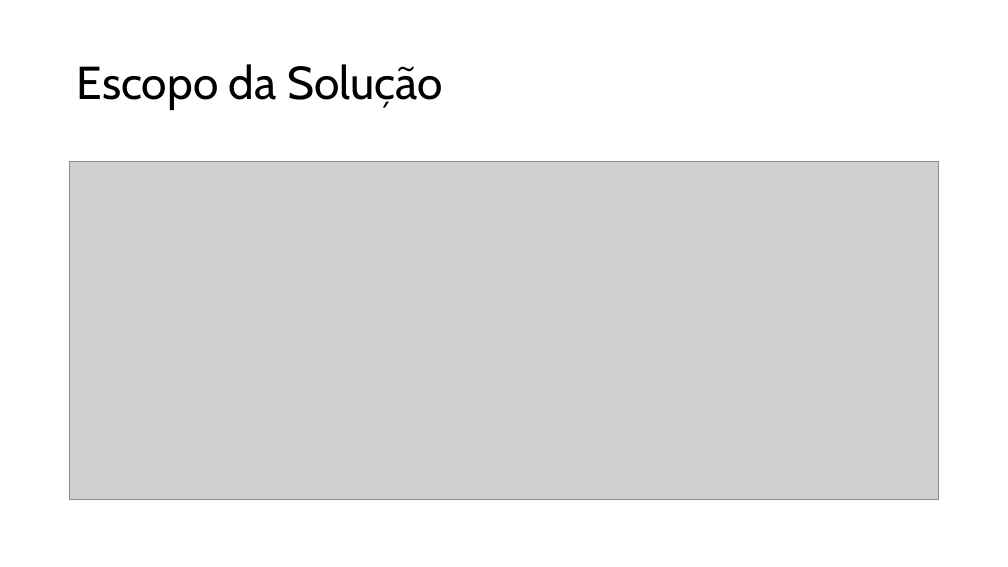
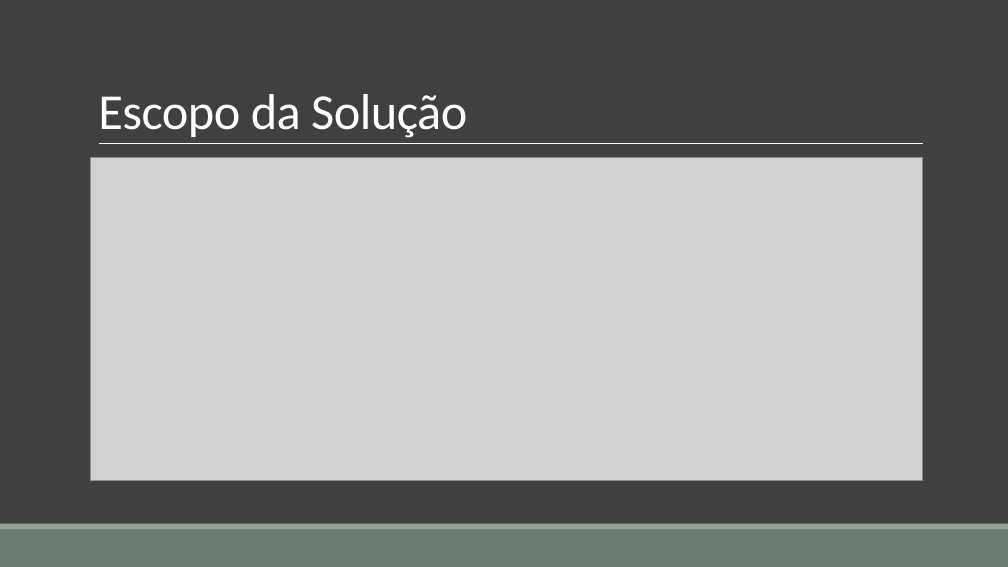
Before and after one commit to cglima/CASSIANA_BARRETO_DDF_TECH_032024, a slide deck: slide 4 of Case Tecnologia.pptx. Drawn at 1008x567 pixels with LibreOffice and Linux fonts; fonts in the diff are those of the drawing; grey boxes stand for pictures. Boxes give left, top, right and bottom in pixels: in the first picture for what was removed or moved away, otherwise in the second. Text is boxed around its words. In the diff, an @@ line names an element or a change of style, - is before the commit and + after.

```diff
--- a/Case Tecnologia.pptx
+++ b/Case Tecnologia.pptx
@@ background #FFFFFF to #404040 @@
@@ title "Escopo da Solução": place and size @@
-title "Escopo da Solução" at <box>77,64,443,110</box>
+title "Escopo da Solução" at <box>98,94,467,138</box>
@@ title "Escopo da Solução" at <box>98,94,467,138</box>: size 44 to 48 pt, font Cabin to Calibri, text colour #000000 to #FFFFFF, letter spacing 0 to -0.5 pt; line spacing 0.9 to 0.85; vertical alignment middle to bottom @@
@@ line added from (99, 144) to (923, 144), #FFFFFF 0.5 pt @@
@@ picture: place and size @@
-picture at <box>70,162,939,500</box>
+picture at <box>91,157,923,481</box>
@@ rectangle added at <box>0,529,1008,567</box>, fill #6B7D72 @@
@@ rectangle added at <box>0,524,1008,529</box>, fill #93A299 @@
```
Also in this commit, not shown: 6 other slides changed, 9 slides added, 8 slides removed, 1 other file.
